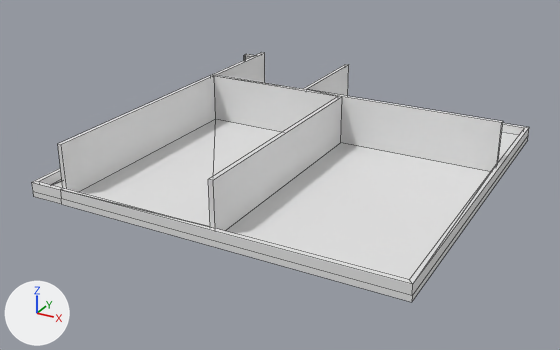
One commit to the Blender file Pillow/killhouse_frame.blend: the scene before it, then after it.
Camera for both pictures: a 50 mm camera at (17.9, -35.0, 16.5) aimed at (-0.7, -1.2, -0.4). Every picture has the same lights, and +X, +Y and +Z are marked at lower left. Mesh edges are drawn as thin lines.
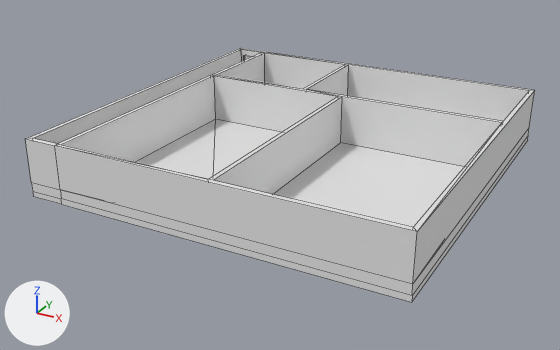
Boxes [x1, y1, x2, y2] around the edits, measured in the pictures (560 x 350 px):
'Cube', reshaped
    before: [31, 52, 529, 302]
    after: [25, 48, 534, 302]
part 1 of me_cube, built on
    before: [32, 123, 529, 284]
    after: [25, 48, 534, 284]

The edits, one by one:
me_cube is used by ob_cube; location (0.0, 0.0, 0.0).
me_cube had 74 vertices, 81 faces and spanned x -10.0..10.0, y -10.0..10.0, z -0.2..2.9.
me_cube now has 94 vertices, 104 faces and spans x -10.0..10.0, y -10.0..10.0, z -0.2..2.9.
Part 1, on me_cube:
11 faces are deleted.
20 new vertices lie (0.0, 0.0, 2.3) away from vertices in x -10.0..10.0, y -10.0..10.0, z 0.6.
34 new faces join them.
